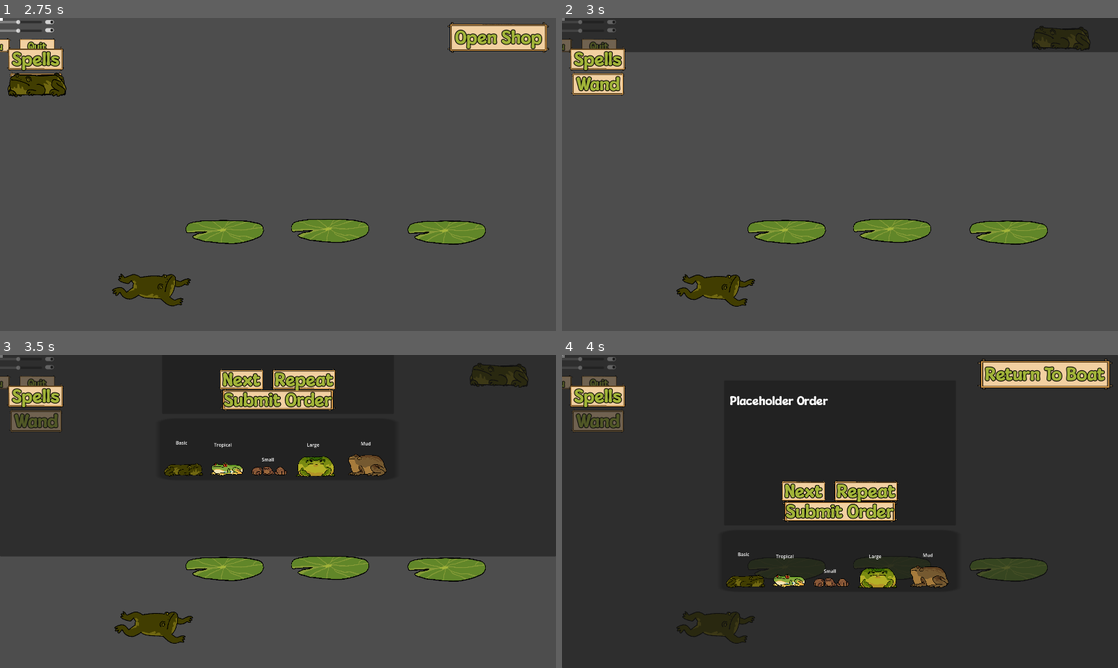
Above: before the commit, frames 1-4 (two rows, left to right).
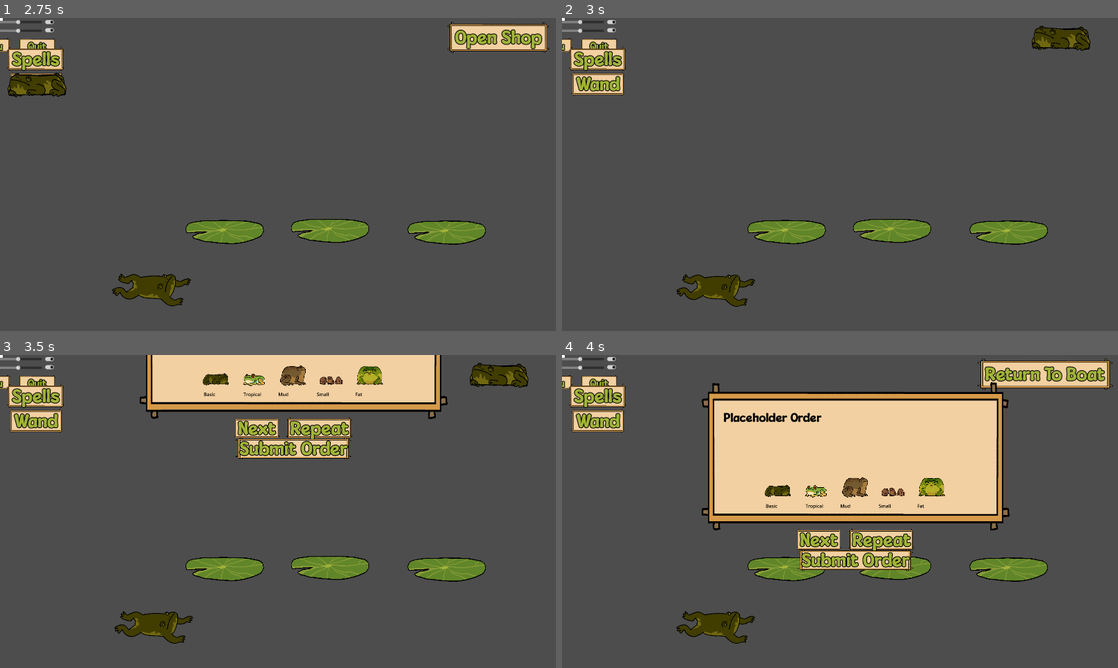
Above: after the commit, the same moments.

Repository: NotTom31/FroggeeToadems
Game: Godot game, scene res://Scenes/Levels/Test/brendan-testing.tscn
The game is run twice, just before and just after one commit, with the same random seed, the same clock (stepped at 60 frames per second) and the same inputs. This scene is started directly instead of the project's main scene.
Inputs (mouse positions are in pixels of both pictures, inside the frame that each line leads up to):
- Up to frame 1 (2.75 s): drag from (361, 165) to (283, 93) at 0.52 s; drag from (361, 284) to (283, 93) at 1.27 s; click "Wand" at 2 s
- Up to frame 2 (3 s): click "Open Shop" at 2.75 s
- Up to frame 3 (3.5 s): no input
- Up to frame 4 (4 s): click "Repeat" at 3.5 s

Frame 1 is identical in both runs. In frame 2, 10% of the frame differs, in the area x 0-100%, y 0-11%; in frame 3, 62%; in frame 4, 95%, in the area x 0-100%, y 0-100%.
Error in both runs: Invalid call. Nonexistent function 'set_wand_cursor' in base 'Node2D'. (res://Code/Managers/LevelManager.gd:267)

Commit message:
shop format debugging

Diff:
--- a/Code/UI/shop_screen.gd
+++ b/Code/UI/shop_screen.gd
@@ -97,10 +97,10 @@
 var tac_talking = false
 var extra_dialogue_index = 0
 
-@onready var name_label = $Panel/MarginContainer2/VBoxContainer/Name
-@onready var dialogue_label = $Panel/MarginContainer2/VBoxContainer/Text
-@onready var next_button = $Panel/MarginContainer2/VBoxContainer/VBoxContainer/HBoxContainer/NextButton
-@onready var restart_button = $Panel/MarginContainer2/VBoxContainer/VBoxContainer/HBoxContainer/ResetButton
+@onready var name_label = $TextureRect/MarginContainer2/VBoxContainer/Name
+@onready var dialogue_label = $TextureRect/MarginContainer2/VBoxContainer/Text
+@onready var next_button = $TextureRect/MarginContainer2/VBoxContainer/VBoxContainer/HBoxContainer/NextButton
+@onready var restart_button = $TextureRect/MarginContainer2/VBoxContainer/VBoxContainer/HBoxContainer/ResetButton
 
 # Function to set requested frogs for the current customer
 func set_requested_frogs(customer_id: int, frogs: Array):
--- a/Scenes/Levels/Test/Main-Scene-Tom.tscn
+++ b/Scenes/Levels/Test/Main-Scene-Tom.tscn
@@ -15,12 +15,11 @@
 [ext_resource type="PackedScene" uid="uid://bfaml6fvju46q" path="res://Scenes/BoatDetection.tscn" id="12_ppekg"]
 [ext_resource type="PackedScene" uid="uid://dp8aoq4pw7x08" path="res://Scenes/UI/win_screen.tscn" id="12_vsh5q"]
 
-[node name="LevelManager" type="Node2D" node_paths=PackedStringArray("frog_slots", "dialogue", "canvas_shop")]
+[node name="LevelManager" type="Node2D" node_paths=PackedStringArray("frog_slots", "canvas_shop")]
 z_index = 2
 z_as_relative = false
 script = ExtResource("1_fwoa8")
 frog_slots = [NodePath("Lillypads/Lillypad/FrogSlot"), NodePath("Lillypads/Lillypad2/FrogSlot"), NodePath("Lillypads/Lillypad3/FrogSlot")]
-dialogue = NodePath("Canvas_Shop/Menu/Panel/ShopScreen")
 canvas_shop = NodePath("Canvas_Shop")
 frog_requests_1 = Array[int]([0, 0, 0, 0])
 frog_requests_2 = Array[int]([1, 1])
--- a/Scenes/UI/Levels/Test/Main-Scene-Tom.tscn
+++ b/Scenes/UI/Levels/Test/Main-Scene-Tom.tscn
@@ -18,7 +18,7 @@
 z_as_relative = false
 script = ExtResource("1_fwoa8")
 frog_slots = [NodePath("Lillypads/Lillypad/FrogSlot"), NodePath("Lillypads/Lillypad2/FrogSlot"), NodePath("Lillypads/Lillypad3/FrogSlot")]
-dialogue = NodePath("Canvas_Shop/Menu/Panel/ShopScreen")
+dialogue = NodePath("Canvas_Shop/Menu/ShopScreen")
 canvas_shop = NodePath("Canvas_Shop")
 frog_requests_1 = Array[int]([0, 0, 0, 0])
 frog_requests_2 = Array[int]([1, 1])
--- a/Scenes/UI/ShopScreen.tscn
+++ b/Scenes/UI/ShopScreen.tscn
@@ -1,6 +1,7 @@
 [gd_scene load_steps=26 format=3 uid="uid://cvtntsg168do7"]
 
 [ext_resource type="Script" path="res://Code/UI/shop_screen.gd" id="1_cb10l"]
+[ext_resource type="Texture2D" uid="uid://wptdqqdmjfw5" path="res://Assets/Art/button1.png" id="2_2jr4d"]
 [ext_resource type="FontFile" uid="uid://bg5wgh22jq31n" path="res://Assets/Fonts/MouldyCheeseRegular-WyMWG.ttf" id="2_4oppx"]
 [ext_resource type="Texture2D" uid="uid://cfjg41jpp2hxa" path="res://Assets/Art/Characters/jeb.png" id="4_som7f"]
 [ext_resource type="PackedScene" uid="uid://baeaj55y6xd38" path="res://Scenes/UI/BlankButton.tscn" id="4_xtrl7"]
@@ -105,49 +106,6 @@
 "speed": 5.0
 }]
 
-[sub_resource type="SpriteFrames" id="SpriteFrames_daanw"]
-animations = [{
-"frames": [{
-"duration": 1.0,
-"texture": ExtResource("13_eakgr")
-}],
-"loop": true,
-"name": &"default",
-"speed": 5.0
-}, {
-"frames": [{
-"duration": 1.0,
-"texture": ExtResource("14_rmn3p")
-}],
-"loop": true,
-"name": &"new_animation",
-"speed": 5.0
-}, {
-"frames": [{
-"duration": 1.0,
-"texture": ExtResource("15_xr7qu")
-}],
-"loop": true,
-"name": &"new_animation_1",
-"speed": 5.0
-}, {
-"frames": [{
-"duration": 1.0,
-"texture": ExtResource("16_nvjjp")
-}],
-"loop": true,
-"name": &"new_animation_2",
-"speed": 5.0
-}, {
-"frames": [{
-"duration": 1.0,
-"texture": ExtResource("17_n7g6i")
-}],
-"loop": true,
-"name": &"new_animation_3",
-"speed": 5.0
-}]
-
 [node name="ShopScreen" type="Control"]
 layout_mode = 3
 anchors_preset = 15
@@ -157,7 +115,236 @@
 grow_vertical = 2
 script = ExtResource("1_cb10l")
 
+[node name="TextureRect" type="TextureRect" parent="."]
+layout_mode = 0
+offset_left = 483.0
+offset_top = 94.0
+offset_right = 1545.0
+offset_bottom = 606.0
+texture = ExtResource("2_2jr4d")
+expand_mode = 1
+
+[node name="MarginContainer2" type="MarginContainer" parent="TextureRect"]
+layout_mode = 1
+anchors_preset = 15
+anchor_right = 1.0
+anchor_bottom = 1.0
+offset_left = 55.0
+offset_top = 43.0
+offset_right = -56.0
+offset_bottom = 159.0
+grow_horizontal = 2
+grow_vertical = 2
+theme_override_constants/margin_left = 20
+theme_override_constants/margin_top = 20
+theme_override_constants/margin_right = 20
+theme_override_constants/margin_bottom = 20
+
+[node name="VBoxContainer" type="VBoxContainer" parent="TextureRect/MarginContainer2"]
+layout_mode = 2
+
+[node name="Name" type="Label" parent="TextureRect/MarginContainer2/VBoxContainer"]
+layout_mode = 2
+theme_override_colors/font_color = Color(0, 0, 0, 1)
+theme_override_fonts/font = ExtResource("2_4oppx")
+theme_override_font_sizes/font_size = 40
+
+[node name="Text" type="Label" parent="TextureRect/MarginContainer2/VBoxContainer"]
+custom_minimum_size = Vector2(700, 200)
+layout_mode = 2
+theme_override_colors/font_color = Color(0, 0, 0, 1)
+theme_override_fonts/font = ExtResource("2_4oppx")
+theme_override_font_sizes/font_size = 40
+text = "Placeholder Order"
+autowrap_mode = 3
+
+[node name="FrogOrders" type="HBoxContainer" parent="TextureRect/MarginContainer2/VBoxContainer"]
+layout_mode = 2
+size_flags_horizontal = 4
+size_flags_vertical = 4
+alignment = 1
+
+[node name="Basic" type="VBoxContainer" parent="TextureRect/MarginContainer2/VBoxContainer/FrogOrders"]
+layout_mode = 2
+
+[node name="HBoxContainer" type="HBoxContainer" parent="TextureRect/MarginContainer2/VBoxContainer/FrogOrders/Basic"]
+layout_mode = 2
+
+[node name="BasicImg" type="TextureRect" parent="TextureRect/MarginContainer2/VBoxContainer/FrogOrders/Basic/HBoxContainer"]
+clip_contents = true
+custom_minimum_size = Vector2(100, 0)
+layout_direction = 1
+layout_mode = 2
+texture = ExtResource("17_n7g6i")
+expand_mode = 4
+
+[node name="BasicQty" type="Label" parent="TextureRect/MarginContainer2/VBoxContainer/FrogOrders/Basic/HBoxContainer"]
+layout_mode = 2
+theme_override_colors/font_color = Color(0, 0, 0, 1)
+theme_override_fonts/font = ExtResource("2_4oppx")
+theme_override_font_sizes/font_size = 22
+
+[node name="Basic" type="Label" parent="TextureRect/MarginContainer2/VBoxContainer/FrogOrders/Basic"]
+layout_mode = 2
+theme_override_colors/font_color = Color(0, 0, 0, 1)
+theme_override_font_sizes/font_size = 16
+text = "  Basic"
+
+[node name="VSeparatorBasic" type="VSeparator" parent="TextureRect/MarginContainer2/VBoxContainer/FrogOrders"]
+modulate = Color(1, 1, 1, 0)
+custom_minimum_size = Vector2(20, 0)
+layout_mode = 2
+
+[node name="Trop" type="VBoxContainer" parent="TextureRect/MarginContainer2/VBoxContainer/FrogOrders"]
+layout_mode = 2
+
+[node name="HBoxContainer" type="HBoxContainer" parent="TextureRect/MarginContainer2/VBoxContainer/FrogOrders/Trop"]
+layout_mode = 2
+
+[node name="TropImg" type="TextureRect" parent="TextureRect/MarginContainer2/VBoxContainer/FrogOrders/Trop/HBoxContainer"]
+custom_minimum_size = Vector2(100, 0)
+layout_mode = 2
+texture = ExtResource("14_rmn3p")
+expand_mode = 4
+
+[node name="TropQty" type="Label" parent="TextureRect/MarginContainer2/VBoxContainer/FrogOrders/Trop/HBoxContainer"]
+layout_mode = 2
+theme_override_colors/font_color = Color(0, 0, 0, 1)
+theme_override_fonts/font = ExtResource("2_4oppx")
+theme_override_font_sizes/font_size = 22
+
+[node name="Trop" type="Label" parent="TextureRect/MarginContainer2/VBoxContainer/FrogOrders/Trop"]
+layout_mode = 2
+theme_override_colors/font_color = Color(0, 0, 0, 1)
+theme_override_font_sizes/font_size = 16
+text = "   Tropical"
+
+[node name="VSeparatorTrop" type="VSeparator" parent="TextureRect/MarginContainer2/VBoxContainer/FrogOrders"]
+modulate = Color(1, 1, 1, 0)
+custom_minimum_size = Vector2(20, 0)
+layout_mode = 2
+
+[node name="Mud" type="VBoxContainer" parent="TextureRect/MarginContainer2/VBoxContainer/FrogOrders"]
+layout_mode = 2
+
+[node name="HBoxContainer" type="HBoxContainer" parent="TextureRect/MarginContainer2/VBoxContainer/FrogOrders/Mud"]
+layout_mode = 2
+
+[node name="MudImg" type="TextureRect" parent="TextureRect/MarginContainer2/VBoxContainer/FrogOrders/Mud/HBoxContainer"]
+custom_minimum_size = Vector2(100, 0)
+layout_mode = 2
+texture = ExtResource("13_eakgr")
+expand_mode = 4
+flip_h = true
+
+[node name="MudQty" type="Label" parent="TextureRect/MarginContainer2/VBoxContainer/FrogOrders/Mud/HBoxContainer"]
+layout_mode = 2
+theme_override_colors/font_color = Color(0, 0, 0, 1)
+theme_override_fonts/font = ExtResource("2_4oppx")
+theme_override_font_sizes/font_size = 22
+
+[node name="Mud" type="Label" parent="TextureRect/MarginContainer2/VBoxContainer/FrogOrders/Mud"]
+layout_mode = 2
+theme_override_colors/font_color = Color(0, 0, 0, 1)
+theme_override_font_sizes/font_size = 16
+text = "Mud"
+
+[node name="VSeparatorMud" type="VSeparator" parent="TextureRect/MarginContainer2/VBoxContainer/FrogOrders"]
+modulate = Color(1, 1, 1, 0)
+custom_minimum_size = Vector2(20, 0)
+layout_mode = 2
+
+[node name="Small" type="VBoxContainer" parent="TextureRect/MarginContainer2/VBoxContainer/FrogOrders"]
+layout_mode = 2
+
+[node name="HBoxContainer" type="HBoxContainer" parent="TextureRect/MarginContainer2/VBoxContainer/FrogOrders/Small"]
+layout_mode = 2
+
+[node name="SmallImg" type="TextureRect" parent="TextureRect/MarginContainer2/VBoxContainer/FrogOrders/Small/HBoxContainer"]
+custom_minimum_size = Vector2(100, 0)
+layout_mode = 2
+texture = ExtResource("15_xr7qu")
+expand_mode = 4
+
+[node name="SmallQty" type="Label" parent="TextureRect/MarginContainer2/VBoxContainer/FrogOrders/Small/HBoxContainer"]
+layout_mode = 2
+size_flags_horizontal = 4
+size_flags_vertical = 1
+theme_override_colors/font_color = Color(0, 0, 0, 1)
+theme_override_fonts/font = ExtResource("2_4oppx")
+theme_override_font_sizes/font_size = 22
+vertical_alignment = 1
+
+[node name="Small" type="Label" parent="TextureRect/MarginContainer2/VBoxContainer/FrogOrders/Small"]
+layout_mode = 2
+theme_override_colors/font_color = Color(0, 0, 0, 1)
+theme_override_font_sizes/font_size = 16
+text = "Small"
+
+[node name="VSeparatorSmall" type="VSeparator" parent="TextureRect/MarginContainer2/VBoxContainer/FrogOrders"]
+modulate = Color(1, 1, 1, 0)
+custom_minimum_size = Vector2(20, 0)
+layout_mode = 2
+
+[node name="Fat" type="VBoxContainer" parent="TextureRect/MarginContainer2/VBoxContainer/FrogOrders"]
+layout_mode = 2
+
+[node name="HBoxContainer" type="HBoxContainer" parent="TextureRect/MarginContainer2/VBoxContainer/FrogOrders/Fat"]
+layout_mode = 2
+
+[node name="FatImg" type="TextureRect" parent="TextureRect/MarginContainer2/VBoxContainer/FrogOrders/Fat/HBoxContainer"]
+custom_minimum_size = Vector2(100, 0)
+layout_mode = 2
+texture = ExtResource("16_nvjjp")
+expand_mode = 4
+flip_h = true
+
+[node name="FatQty" type="Label" parent="TextureRect/MarginContainer2/VBoxContainer/FrogOrders/Fat/HBoxContainer"]
+layout_mode = 2
+theme_override_colors/font_color = Color(0, 0, 0, 1)
+theme_override_fonts/font = ExtResource("2_4oppx")
+theme_override_font_sizes/font_size = 22
+
+[node name="Fat" type="Label" parent="TextureRect/MarginContainer2/VBoxContainer/FrogOrders/Fat"]
+layout_mode = 2
+theme_override_colors/font_color = Color(0, 0, 0, 1)
+theme_override_font_sizes/font_size = 16
+text = "Fat
+"
+
+[node name="HSeparator" type="HSeparator" parent="TextureRect/MarginContainer2/VBoxContainer"]
+custom_minimum_size = Vector2(0, 75)
+layout_mode = 2
+
+[node name="VBoxContainer" type="VBoxContainer" parent="TextureRect/MarginContainer2/VBoxContainer"]
+layout_mode = 2
+theme_override_constants/separation = 10
+
+[node name="HBoxContainer" type="HBoxContainer" parent="TextureRect/MarginContainer2/VBoxContainer/VBoxContainer"]
+layout_mode = 2
+theme_override_constants/separation = 50
+alignment = 1
+
+[node name="NextButton" parent="TextureRect/MarginContainer2/VBoxContainer/VBoxContainer/HBoxContainer" instance=ExtResource("4_xtrl7")]
+layout_mode = 2
+text = "Next"
+
+[node name="ResetButton" parent="TextureRect/MarginContainer2/VBoxContainer/VBoxContainer/HBoxContainer" instance=ExtResource("4_xtrl7")]
+layout_mode = 2
+text = "Repeat"
+
+[node name="HBoxContainer2" type="HBoxContainer" parent="TextureRect/MarginContainer2/VBoxContainer/VBoxContainer"]
+layout_mode = 2
+alignment = 1
+
+[node name="SubmitOrderButton" parent="TextureRect/MarginContainer2/VBoxContainer/VBoxContainer/HBoxContainer2" instance=ExtResource("4_xtrl7")]
+layout_mode = 2
+size_flags_horizontal = 4
+size_flags_vertical = 4
+text = "Submit Order"
+
 [node name="Panel" type="Panel" parent="."]
+visible = false
 layout_mode = 1
 anchors_preset = 8
 anchor_left = 0.5
@@ -171,61 +358,6 @@
 grow_horizontal = 2
 grow_vertical = 2
 
-[node name="MarginContainer2" type="MarginContainer" parent="Panel"]
-layout_mode = 1
-anchors_preset = 15
-anchor_right = 1.0
-anchor_bottom = 1.0
-grow_horizontal = 2
-grow_vertical = 2
-theme_override_constants/margin_left = 20
-theme_override_constants/margin_top = 20
-theme_override_constants/margin_right = 20
-theme_override_constants/margin_bottom = 20
-
-[node name="VBoxContainer" type="VBoxContainer" parent="Panel/MarginContainer2"]
-layout_mode = 2
-
-[node name="Name" type="Label" parent="Panel/MarginContainer2/VBoxContainer"]
-layout_mode = 2
-theme_override_fonts/font = ExtResource("2_4oppx")
-theme_override_font_sizes/font_size = 40
-
-[node name="Text" type="Label" parent="Panel/MarginContainer2/VBoxContainer"]
-custom_minimum_size = Vector2(700, 300)
-layout_mode = 2
-theme_override_fonts/font = ExtResource("2_4oppx")
-theme_override_font_sizes/font_size = 40
-text = "Placeholder Order"
-autowrap_mode = 3
-
-[node name="VBoxContainer" type="VBoxContainer" parent="Panel/MarginContainer2/VBoxContainer"]
-layout_mode = 2
-theme_override_constants/separation = 10
-
-[node name="HBoxContainer" type="HBoxContainer" parent="Panel/MarginContainer2/VBoxContainer/VBoxContainer"]
-layout_mode = 2
-theme_override_constants/separation = 50
-alignment = 1
-
-[node name="NextButton" parent="Panel/MarginContainer2/VBoxContainer/VBoxContainer/HBoxContainer" instance=ExtResource("4_xtrl7")]
-layout_mode = 2
-text = "Next"
-
-[node name="ResetButton" parent="Panel/MarginContainer2/VBoxContainer/VBoxContainer/HBoxContainer" instance=ExtResource("4_xtrl7")]
-layout_mode = 2
-text = "Repeat"
-
-[node name="HBoxContainer2" type="HBoxContainer" parent="Panel/MarginContainer2/VBoxContainer/VBoxContainer"]
-layout_mode = 2
-alignment = 1
-
-[node name="SubmitOrderButton" parent="Panel/MarginContainer2/VBoxContainer/VBoxContainer/HBoxContainer2" instance=ExtResource("4_xtrl7")]
-layout_mode = 2
-size_flags_horizontal = 4
-size_flags_vertical = 4
-text = "Submit Order"
-
 [node name="PlagueCat" type="AnimatedSprite2D" parent="."]
 visible = false
 position = Vector2(1632, 822)
@@ -299,6 +431,7 @@
 theme_override_constants/separation = 30
 
 [node name="Panel2" type="Panel" parent="."]
+visible = false
 layout_mode = 1
 anchors_preset = 8
 anchor_left = 0.5
@@ -313,78 +446,4 @@
 grow_vertical = 2
 scale = Vector2(20.56, 5.32)
 
-[node name="Label" type="Label" parent="."]
-layout_mode = 2
-offset_left = 607.0
-offset_top = 676.0
-offset_right = 648.0
-offset_bottom = 699.0
-text = "Basic"
-
-[node name="Label2" type="Label" parent="."]
-layout_mode = 2
-offset_left = 739.0
-offset_top = 683.0
-offset_right = 740.0
-offset_bottom = 706.0
-text = "Tropical"
-
-[node name="Label3" type="Label" parent="."]
-layout_mode = 2
-offset_left = 904.0
-offset_top = 734.0
-offset_right = 947.0
-offset_bottom = 757.0
-text = "Small"
-
-[node name="Label4" type="Label" parent="."]
-layout_mode = 2
-offset_left = 1060.0
-offset_top = 683.0
-offset_right = 1103.0
-offset_bottom = 706.0
-text = "Large"
-
-[node name="Label5" type="Label" parent="."]
-layout_mode = 2
-offset_left = 1246.0
-offset_top = 679.0
-offset_right = 1281.0
-offset_bottom = 702.0
-text = "Mud"
-
-[node name="AnimatedSprite2D" type="AnimatedSprite2D" parent="."]
-position = Vector2(564, 711)
-scale = Vector2(0.1, 0.11)
-sprite_frames = SubResource("SpriteFrames_daanw")
-animation = &"new_animation_3"
-offset = Vector2(700, 500)
-
-[node name="AnimatedSprite2D2" type="AnimatedSprite2D" parent="."]
-position = Vector2(714, 707)
-scale = Vector2(0.1, 0.11)
-sprite_frames = SubResource("SpriteFrames_daanw")
-animation = &"new_animation"
-offset = Vector2(700, 500)
-
-[node name="AnimatedSprite2D3" type="AnimatedSprite2D" parent="."]
-position = Vector2(860, 710)
-scale = Vector2(0.1, 0.11)
-sprite_frames = SubResource("SpriteFrames_daanw")
-animation = &"new_animation_1"
-offset = Vector2(700, 500)
-
-[node name="AnimatedSprite2D4" type="AnimatedSprite2D" parent="."]
-position = Vector2(1020, 714)
-scale = Vector2(0.1, 0.11)
-sprite_frames = SubResource("SpriteFrames_daanw")
-animation = &"new_animation_2"
-offset = Vector2(700, 500)
-
-[node name="AnimatedSprite2D5" type="AnimatedSprite2D" parent="."]
-position = Vector2(1200, 709)
-scale = Vector2(0.1, 0.11)
-sprite_frames = SubResource("SpriteFrames_daanw")
-offset = Vector2(700, 500)
-
-[connection signal="pressed" from="Panel/MarginContainer2/VBoxContainer/VBoxContainer/HBoxContainer2/SubmitOrderButton" to="." method="_on_submit_order_button_pressed"]
+[connection signal="pressed" from="TextureRect/MarginContainer2/VBoxContainer/VBoxContainer/HBoxContainer2/SubmitOrderButton" to="." method="_on_submit_order_button_pressed"]
--- a/Scenes/UI/canvas_shop.tscn
+++ b/Scenes/UI/canvas_shop.tscn
@@ -151,6 +151,7 @@
 grow_vertical = 2
 
 [node name="Panel" type="Panel" parent="Menu"]
+visible = false
 layout_mode = 1
 anchors_preset = 15
 anchor_right = 1.0
@@ -159,9 +160,6 @@
 grow_vertical = 2
 size_flags_horizontal = 4
 size_flags_vertical = 4
-
-[node name="ShopScreen" parent="Menu/Panel" instance=ExtResource("3_ufnje")]
-layout_mode = 1
 
 [node name="Back_Button" parent="Menu" instance=ExtResource("2_mhcmu")]
 layout_mode = 1
@@ -175,5 +173,8 @@
 grow_horizontal = 0
 text = "Return To Boat"
 
+[node name="ShopScreen" parent="Menu" instance=ExtResource("3_ufnje")]
+layout_mode = 1
+
 [connection signal="pressed" from="Open_Button" to="." method="_on_open_button_pressed"]
 [connection signal="pressed" from="Menu/Back_Button" to="." method="_on_back_button_pressed"]
